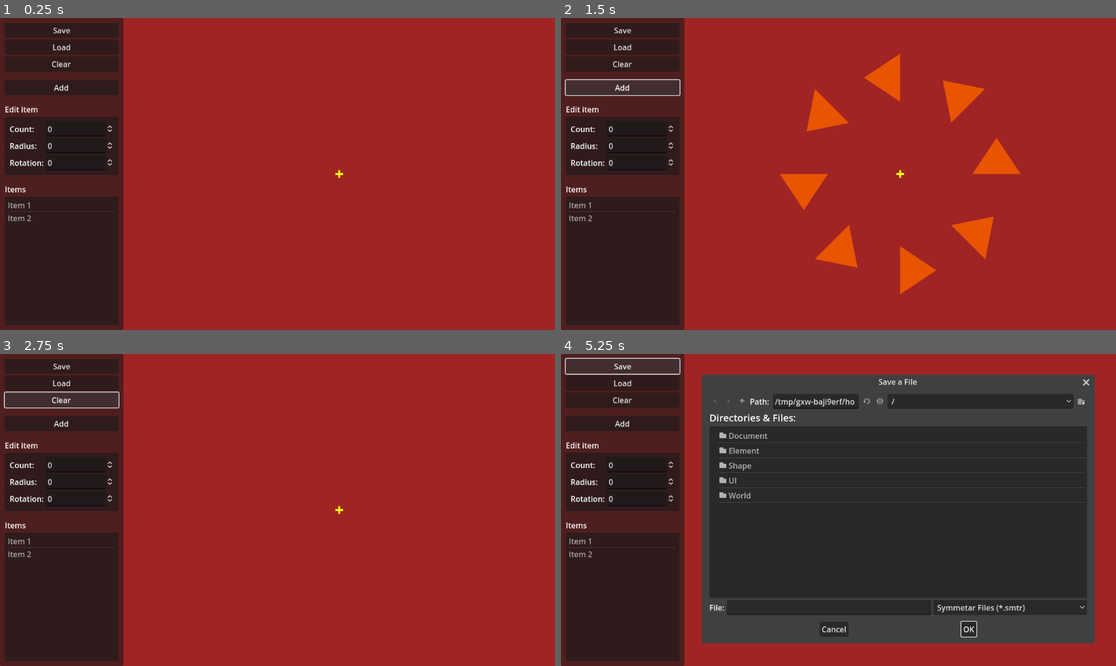
Above: before the commit, frames 1-4 (two rows, left to right).
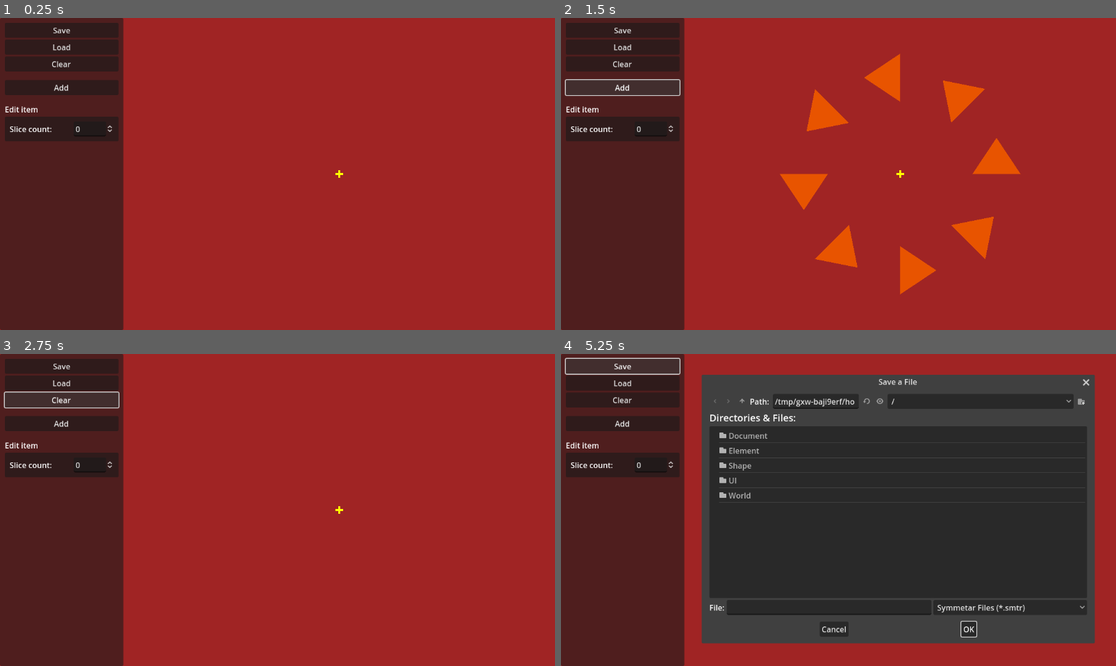
Above: after the commit, the same moments.

Repository: zoeesilcock/symmetar
Game: Godot game, scene res://Main.tscn
Two runs of this game, one before a commit and one after it. Both use one fixed random seed, a clock stepped at 60 frames per second and the inputs below.
Inputs:
- Up to frame 1 (0.25 s): no input
- Up to frame 2 (1.5 s): click "Clear" at 0.5 s; click "Add" at 1.25 s
- Up to frame 3 (2.75 s): click "Clear" at 2 s
- Up to frame 4 (5.25 s): click "Add" at 2.75 s; click "Clear" at 3.5 s; click "Add" at 4.25 s; click "Save" at 5 s

The runs differ from the first frame. In frame 1, 11% of the frame differs, in the area x 0-22%, y 34-99%; in frame 2, 11%; in frame 3, 11%; in frame 4, 11%.

Commit message:
Remove some example UI

Diff:
--- a/UI/UI.tscn
+++ b/UI/UI.tscn
@@ -78,42 +78,15 @@
 
 [node name="CountLabel" type="Label" parent="Root/Panel/MarginContainer/VBoxContainer/EditContainer/MarginContainer/GridContainer"]
 layout_mode = 2
-text = "Count:"
+size_flags_horizontal = 3
+text = "Slice count:"
 
 [node name="CountInput" type="SpinBox" parent="Root/Panel/MarginContainer/VBoxContainer/EditContainer/MarginContainer/GridContainer"]
 layout_mode = 2
-size_flags_horizontal = 3
-
-[node name="RadiusLabel" type="Label" parent="Root/Panel/MarginContainer/VBoxContainer/EditContainer/MarginContainer/GridContainer"]
-layout_mode = 2
-text = "Radius:"
-
-[node name="RadiusInput" type="SpinBox" parent="Root/Panel/MarginContainer/VBoxContainer/EditContainer/MarginContainer/GridContainer"]
-layout_mode = 2
-size_flags_horizontal = 3
-
-[node name="RotationLabel" type="Label" parent="Root/Panel/MarginContainer/VBoxContainer/EditContainer/MarginContainer/GridContainer"]
-layout_mode = 2
-text = "Rotation:"
-
-[node name="RotationInput" type="SpinBox" parent="Root/Panel/MarginContainer/VBoxContainer/EditContainer/MarginContainer/GridContainer"]
-layout_mode = 2
-size_flags_horizontal = 3
 
 [node name="Space3" type="Control" parent="Root/Panel/MarginContainer/VBoxContainer"]
 custom_minimum_size = Vector2(0, 10)
 layout_mode = 2
-
-[node name="ItemsLabel" type="Label" parent="Root/Panel/MarginContainer/VBoxContainer"]
-layout_mode = 2
-text = "Items"
-
-[node name="ItemList" type="ItemList" parent="Root/Panel/MarginContainer/VBoxContainer"]
-layout_mode = 2
-size_flags_vertical = 3
-item_count = 2
-item_0/text = "Item 1"
-item_1/text = "Item 2"
 
 [node name="FileDialog" type="FileDialog" parent="Root"]
 position = Vector2i(300, 75)
